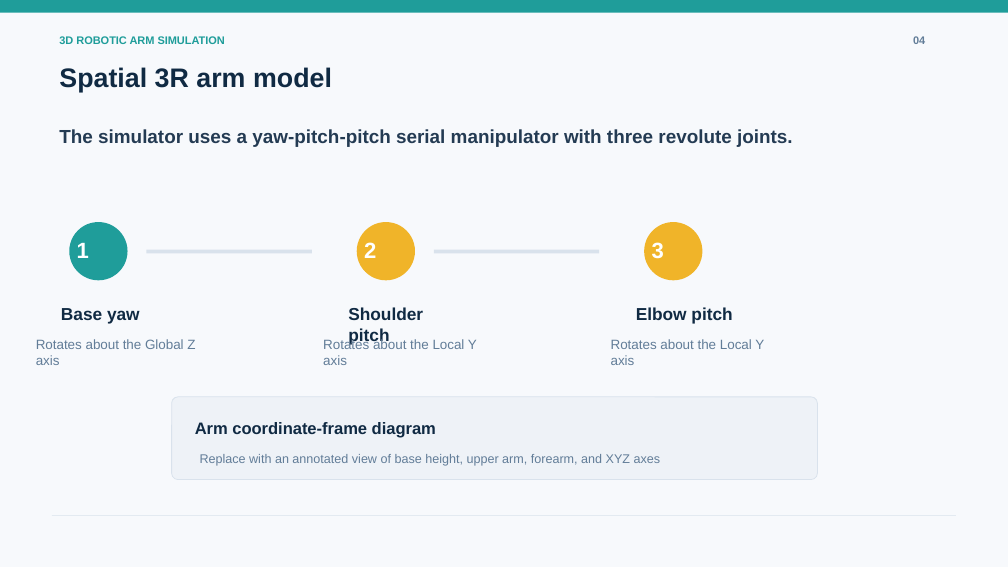
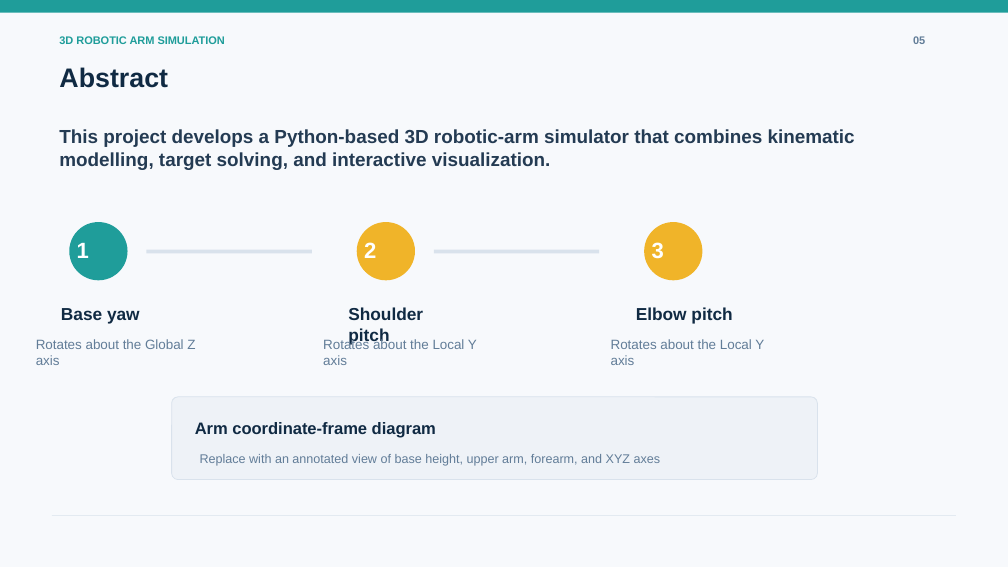
Before and after one commit to shubham01651/Robotic-arm-simulation, a slide deck: slide 5 of presentation/3d_robotic_arm_simulation.pptx (slide 4 before the commit). Drawn at 1008x567 pixels with LibreOffice and Linux fonts; fonts in the diff are those of the drawing. Boxes give left, top, right and bottom in pixels: in the first picture for what was removed or moved away, otherwise in the second. Text is boxed around its words. In the diff, an @@ line names an element or a change of style, - is before the commit and + after.

```diff
--- a/presentation/3d_robotic_arm_simulation.pptx
+++ b/presentation/3d_robotic_arm_simulation.pptx
@@ text at (913, 36, 925, 44): text changed @@
-04
+05
@@ text at (59, 67, 168, 88): text changed @@
-Spatial 3R arm model
+Abstract
@@ text at (59, 129, 855, 170): text changed @@
-The simulator uses a yaw-pitch-pitch serial manipulator with three revolute joints.
+This project develops a Python-based 3D robotic-arm simulator that combines kinematic modelling, target solving, and interactive visualization.
```
Also in this commit, not shown: 8 other slides changed, 1 slide added.
